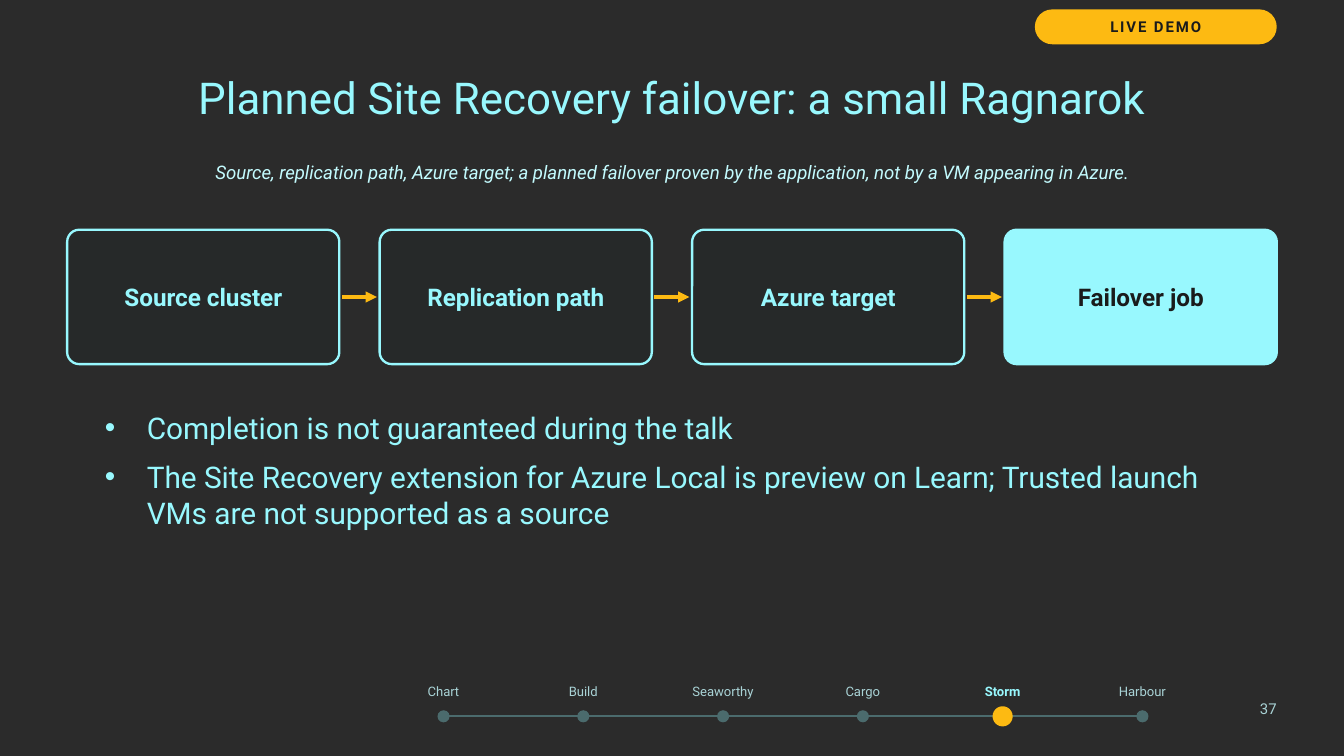
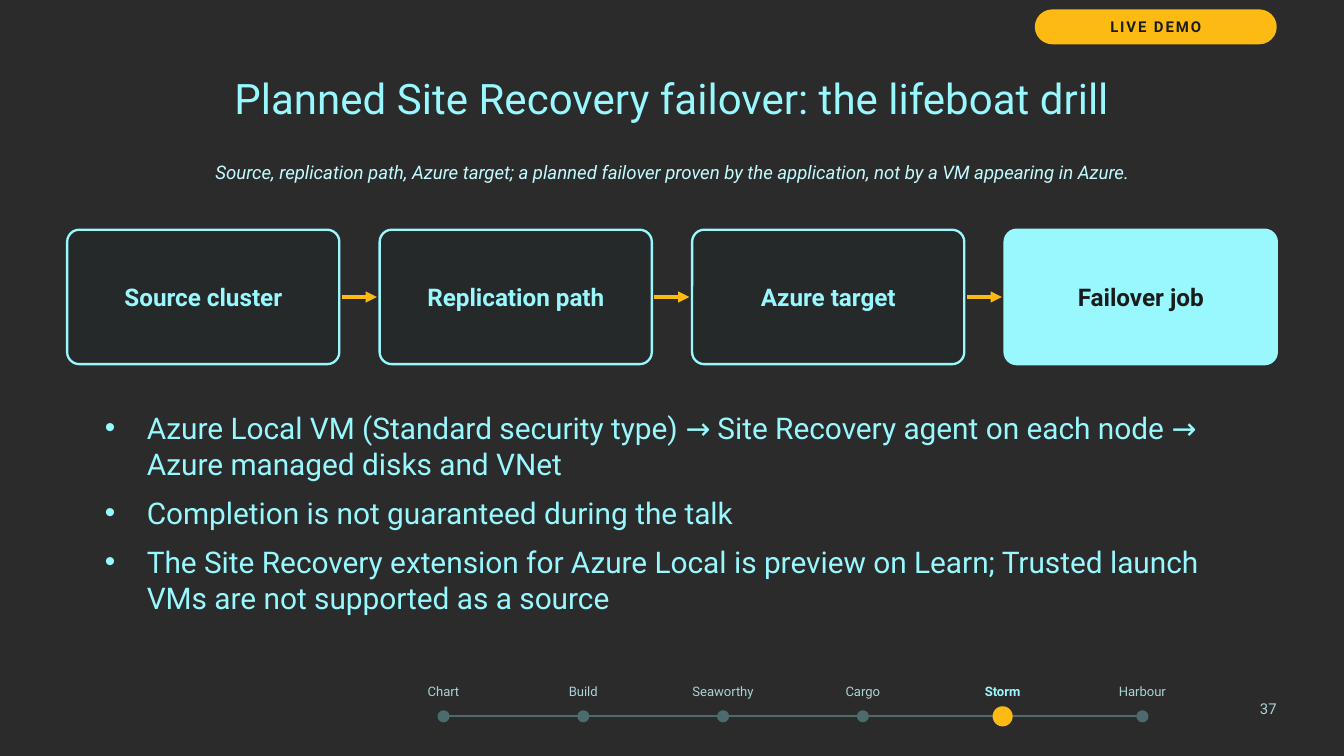
Before and after one commit to thisismydemo/nic2026_azl, a slide deck: slide 37 of presentation/Azure_Local_Discovery_to_Day2_NIC2026.pptx. Drawn at 1344x756 pixels with LibreOffice and Linux fonts; fonts in the diff are those of the drawing; background and template pictures are left out; a plain dark background stands for a picture behind light text. Boxes give left, top, right and bottom in pixels: in the first picture for what was removed or moved away, otherwise in the second. Text is boxed around its words. In the diff, an @@ line names an element or a change of style, - is before the commit and + after.

```diff
--- a/presentation/Azure_Local_Discovery_to_Day2_NIC2026.pptx
+++ b/presentation/Azure_Local_Discovery_to_Day2_NIC2026.pptx
@@ title at [234,82,1109,123]: text changed; size 23.5 to 22.5 pt @@
-Planned Site Recovery failover: a small Ragnarok
+Planned Site Recovery failover: the lifeboat drill
@@ text at [147,415,1164,482]: paragraph added @@
+• Azure Local VM (Standard security type) → Site Recovery agent on each node → Azure managed disks and VNet
```
Also in this commit, not shown: 5 other slides changed, 7 other files.
